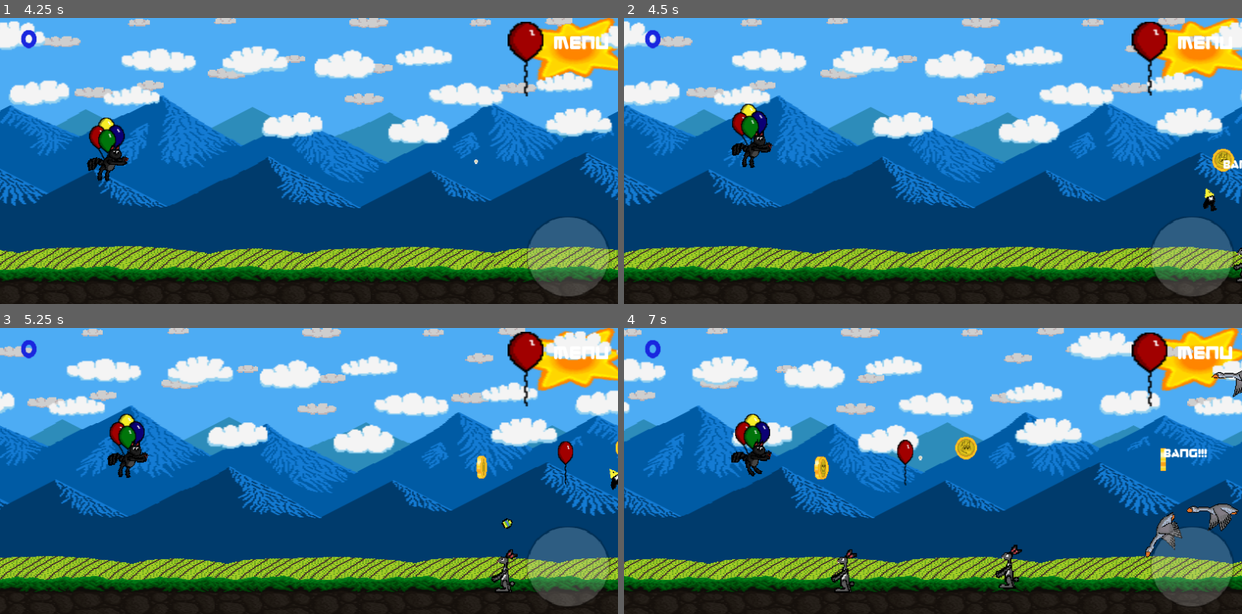
Above: before the commit, frames 1-4 (two rows, left to right).
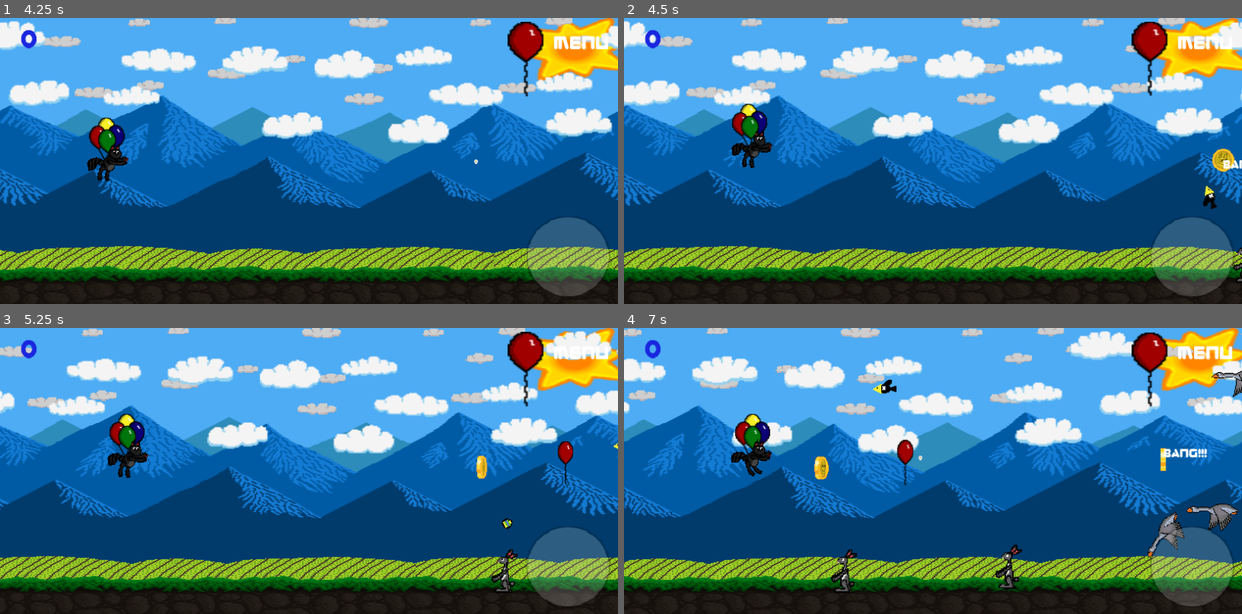
Above: after the commit, the same moments.

Repository: AldieNightStar/balloon_cat
Game: Godot game, scene res://Levels/Level01.tscn
The game is run twice, just before and just after one commit, with the same random seed, the same clock (stepped at 60 frames per second) and the same inputs. This scene is started directly instead of the project's main scene.
Inputs (mouse positions are in pixels of both pictures, inside the frame that each line leads up to):
- Up to frame 1 (4.25 s): tap Enter (ui_accept) at 0.5, 0.77, 1.52, 3.02, 3.77 s; move the mouse to (444, 146) at 0.52 s; click (444, 146) at 0.67 s; move the mouse to (185, 175) at 1.27 s; click (185, 175) at 1.42 s; move the mouse to (370, 98) at 2.02 s; click (370, 98) at 2.17 s; move the mouse to (278, 218) at 2.77 s; click (278, 218) at 2.92 s; move the mouse to (494, 203) at 3.52 s; click (494, 203) at 3.67 s
- Up to frame 2 (4.5 s): move the mouse to (747, 118) at 4.27 s; click (747, 118) at 4.42 s
- Up to frame 3 (5.25 s): tap Enter (ui_accept) at 4.52 s; move the mouse to (339, 471) at 5.02 s; click (339, 471) at 5.17 s
- Up to frame 4 (7 s): move the mouse to (840, 399) at 5.77 s; click (840, 399) at 5.92 s; tap Enter (ui_accept) at 6.02, 6.77 s; move the mouse to (1068, 456) at 6.52 s; click (1068, 456) at 6.67 s

Frame 1 is identical in both runs. In frame 2, less than 0.1% of the frame differs, in the area x 93-96%, y 58-68%; in frame 3, less than 0.1%; in frame 4, 0.7%, in the area x 40-91%, y 18-81%.

Commit message:
Added damager

Diff:
--- a/Objects/Cat.tscn
+++ b/Objects/Cat.tscn
@@ -7,6 +7,7 @@
 [ext_resource path="res://assets/Player/hvist.png" type="Texture" id=5]
 [ext_resource path="res://assets/Player/body.png" type="Texture" id=6]
 [ext_resource path="res://Objects/Slingshot/Wooden_Sling.tscn" type="PackedScene" id=7]
+[ext_resource path="res://Objects/TempDamager.tscn" type="PackedScene" id=8]
 
 [sub_resource type="GDScript" id=1]
 script/source = "extends KinematicBody2D
@@ -164,6 +165,7 @@
 
 func fire():
 	if catAnimation.current_animation != \"Fire\":
+		$damager.activate()
 		sling_fire()
 		catAnimation.play(\"Fire\")
 
@@ -751,7 +753,6 @@
 script = SubResource( 1 )
 
 [node name="shape" type="CollisionShape2D" parent="."]
-visible = false
 position = Vector2( 1.50246, -5.06335 )
 scale = Vector2( 1.44012, 1.59597 )
 shape = SubResource( 2 )
@@ -820,4 +821,8 @@
 
 [node name="ticker" type="Timer" parent="."]
 autostart = true
+
+[node name="damager" parent="." instance=ExtResource( 8 )]
+position = Vector2( 50.7318, -4.36591 )
+scale = Vector2( 2.97987, 1.8401 )
 [connection signal="timeout" from="ticker" to="." method="_ticker_timeout"]
--- a/Objects/Egg.tscn
+++ b/Objects/Egg.tscn
@@ -25,6 +25,10 @@
 		else:
 			add_collision_exception_with(c.collider)
 
+func touch(o):
+	if o != null and o.has_method(\"damage\"):
+		o.damage(1)
+
 func destruct():
 	queue_free()
 "
--- a/Objects/Goose.tscn
+++ b/Objects/Goose.tscn
@@ -63,11 +63,12 @@
 } ]
 
 [node name="Goose" type="KinematicBody2D"]
+position = Vector2( -10.7951, 3.72687 )
 script = SubResource( 1 )
 
 [node name="Collision_goose" type="CollisionShape2D" parent="."]
-position = Vector2( 17.3594, -0.65216 )
-scale = Vector2( 0.577624, 1.22674 )
+position = Vector2( 12.7661, -1.6746 )
+scale = Vector2( 0.586829, 0.886229 )
 shape = SubResource( 2 )
 
 [node name="Animated_goose" type="AnimatedSprite" parent="."]
--- a/Objects/Raven.tscn
+++ b/Objects/Raven.tscn
@@ -81,8 +81,8 @@
 script = SubResource( 1 )
 
 [node name="shape" type="CollisionShape2D" parent="."]
-position = Vector2( 1.4851, 2.05888 )
-scale = Vector2( 0.924356, 0.871277 )
+position = Vector2( 2.58388, 0.349665 )
+scale = Vector2( 0.723967, 0.508266 )
 shape = SubResource( 2 )
 
 [node name="AnimatedSprite" type="AnimatedSprite" parent="."]
--- a/Objects/Rock.tscn
+++ b/Objects/Rock.tscn
@@ -40,7 +40,7 @@
 scale = Vector2( 1.40384, 1.50526 )
 texture = ExtResource( 1 )
 
-[node name="CollisionShape2D" type="CollisionShape2D" parent="."]
+[node name="shape" type="CollisionShape2D" parent="."]
 scale = Vector2( 1.00514, 1.02935 )
 shape = SubResource( 2 )
 
--- a/Objects/Slingshot/Wooden_Sling.tscn
+++ b/Objects/Slingshot/Wooden_Sling.tscn
@@ -19,6 +19,6 @@
 [node name="Wood_Sling" type="Node2D"]
 script = SubResource( 1 )
 
-[node name="rogatka" type="Sprite" parent="."]
+[node name="spr" type="Sprite" parent="."]
 position = Vector2( -0.066927, 0.0752525 )
 texture = ExtResource( 1 )
--- /dev/null
+++ b/Objects/TempDamager.tscn
@@ -0,0 +1,41 @@
+[gd_scene load_steps=3 format=2]
+
+[sub_resource type="GDScript" id=1]
+script/source = "extends Area2D
+
+export var damage_player = false
+export var active = false
+export var damage_val = 1
+
+func _ready():
+	connect(\"body_shape_entered\", self, \"_touch\")
+	connect(\"body_entered\", self, \"_touch\")
+	$timer.connect(\"timeout\", self, \"_timeout\")
+
+func activate():
+	$shape.disabled = false
+	$timer.start()
+
+func _touch(body):
+	if body:
+		if body.get(\"is_player\") and !damage_player:
+			return
+		if body.has_method(\"damage\"):
+			body.damage(damage_val)
+
+func _timeout():
+	$shape.disabled = true
+"
+
+[sub_resource type="RectangleShape2D" id=2]
+
+[node name="damager" type="Area2D"]
+script = SubResource( 1 )
+
+[node name="shape" type="CollisionShape2D" parent="."]
+shape = SubResource( 2 )
+disabled = true
+
+[node name="timer" type="Timer" parent="."]
+wait_time = 0.25
+one_shot = true
Not shown: 1 places in Objects/Cat.tscn that only renumber resources
